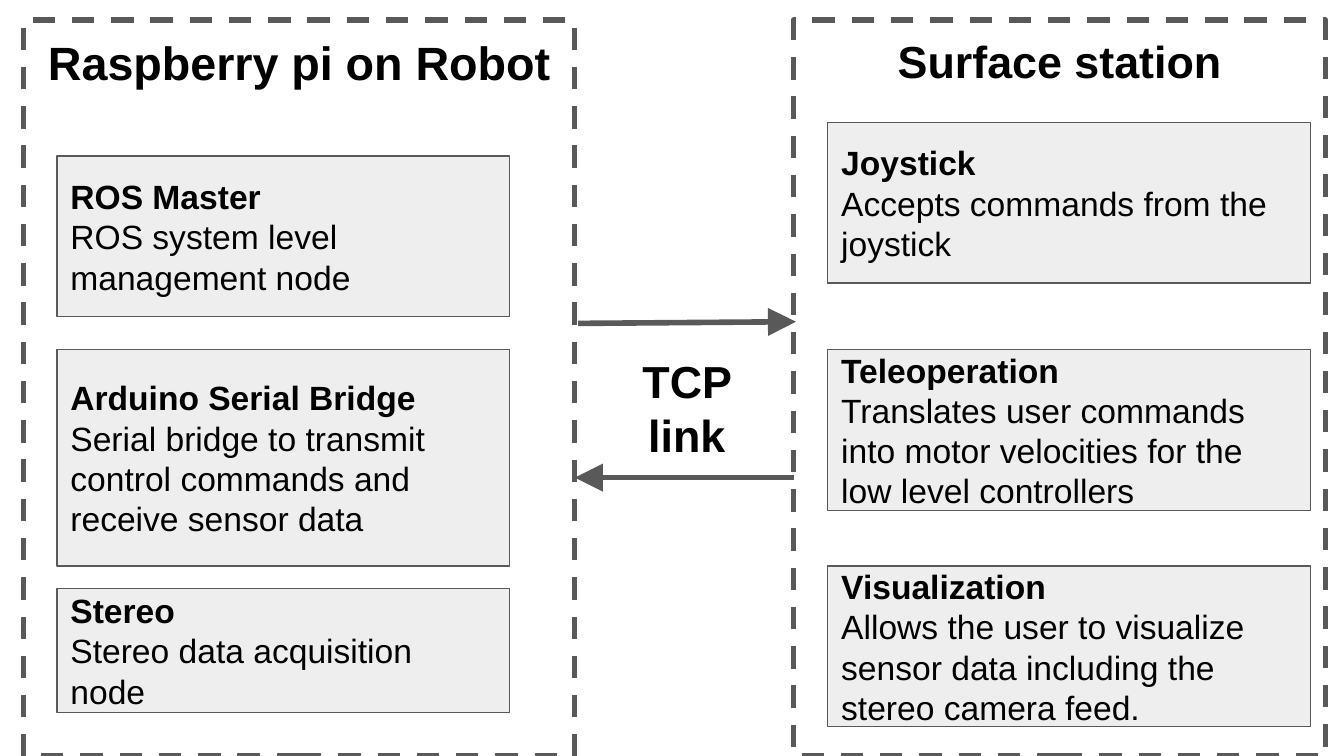
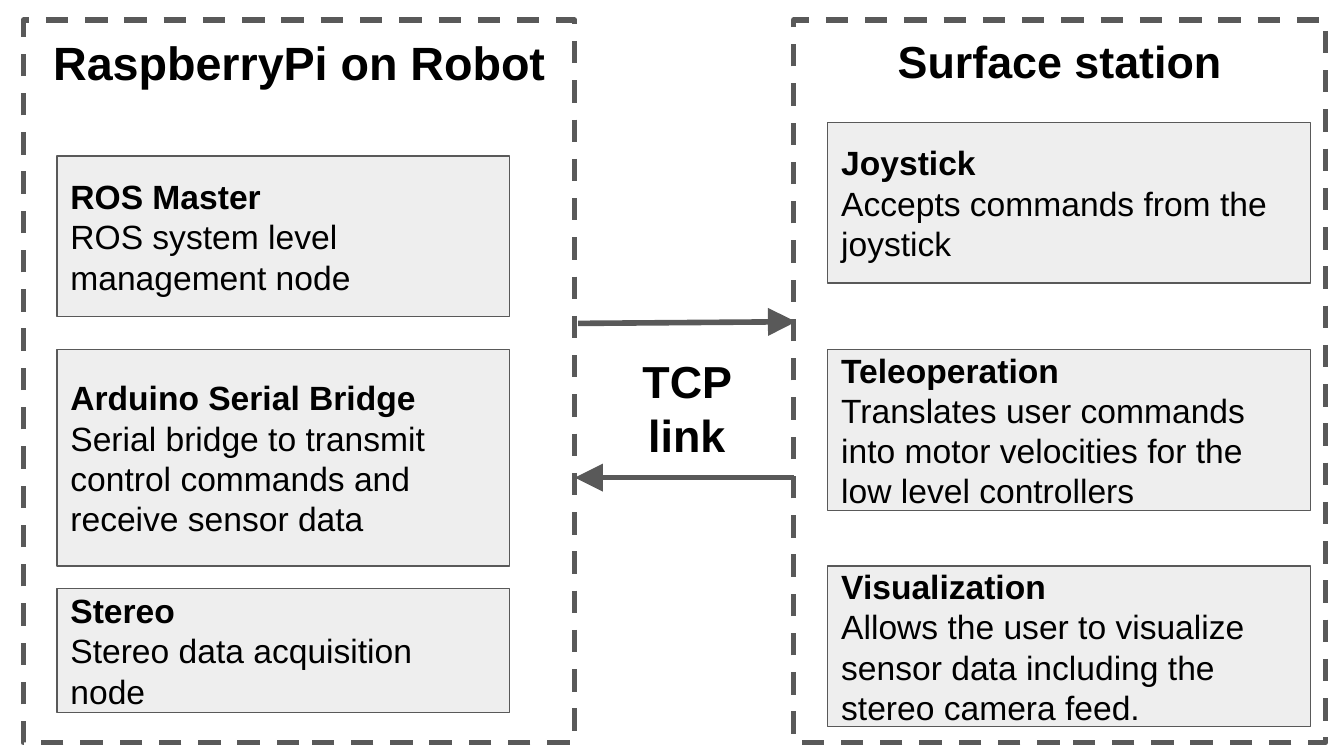
Before and after one commit to prarobo/phd_thesis, a slide deck: slide 1 of fig/orig_files/cooprov_software.pptx. Drawn at 1344x756 pixels with LibreOffice and Linux fonts; fonts in the diff are those of the drawing. Boxes give left, top, right and bottom in pixels: in the first picture for what was removed or moved away, otherwise in the second. Text is boxed around its words. In the diff, an @@ line names an element or a change of style, - is before the commit and + after.

```diff
--- a/fig/orig_files/cooprov_software.pptx
+++ b/fig/orig_files/cooprov_software.pptx
@@ rectangle "RaspberryPi on Robot": place and size @@
-rectangle "RaspberryPi on Robot" at box(23, 20, 574, 756)
+rectangle "RaspberryPi on Robot" at box(23, 20, 574, 743)
@@ rectangle "Surface station": place and size @@
-rectangle "Surface station" at box(793, 20, 1325, 756)
+rectangle "Surface station" at box(793, 20, 1325, 743)
@@ text in rectangle at box(53, 46, 545, 89): text changed @@
-Raspberry pi on Robot
+RaspberryPi on Robot
```
Also in this commit, not shown: 12 other files.
